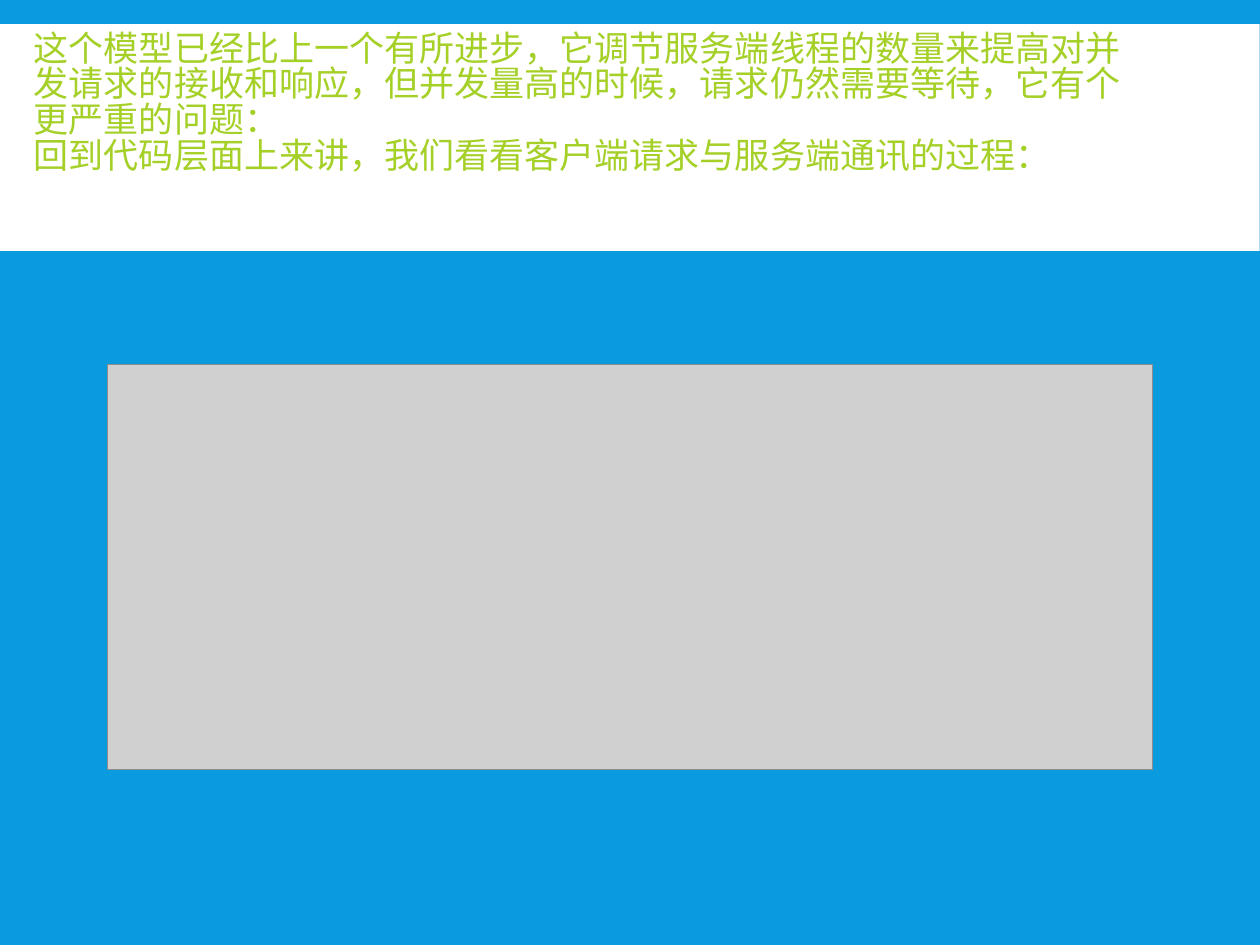
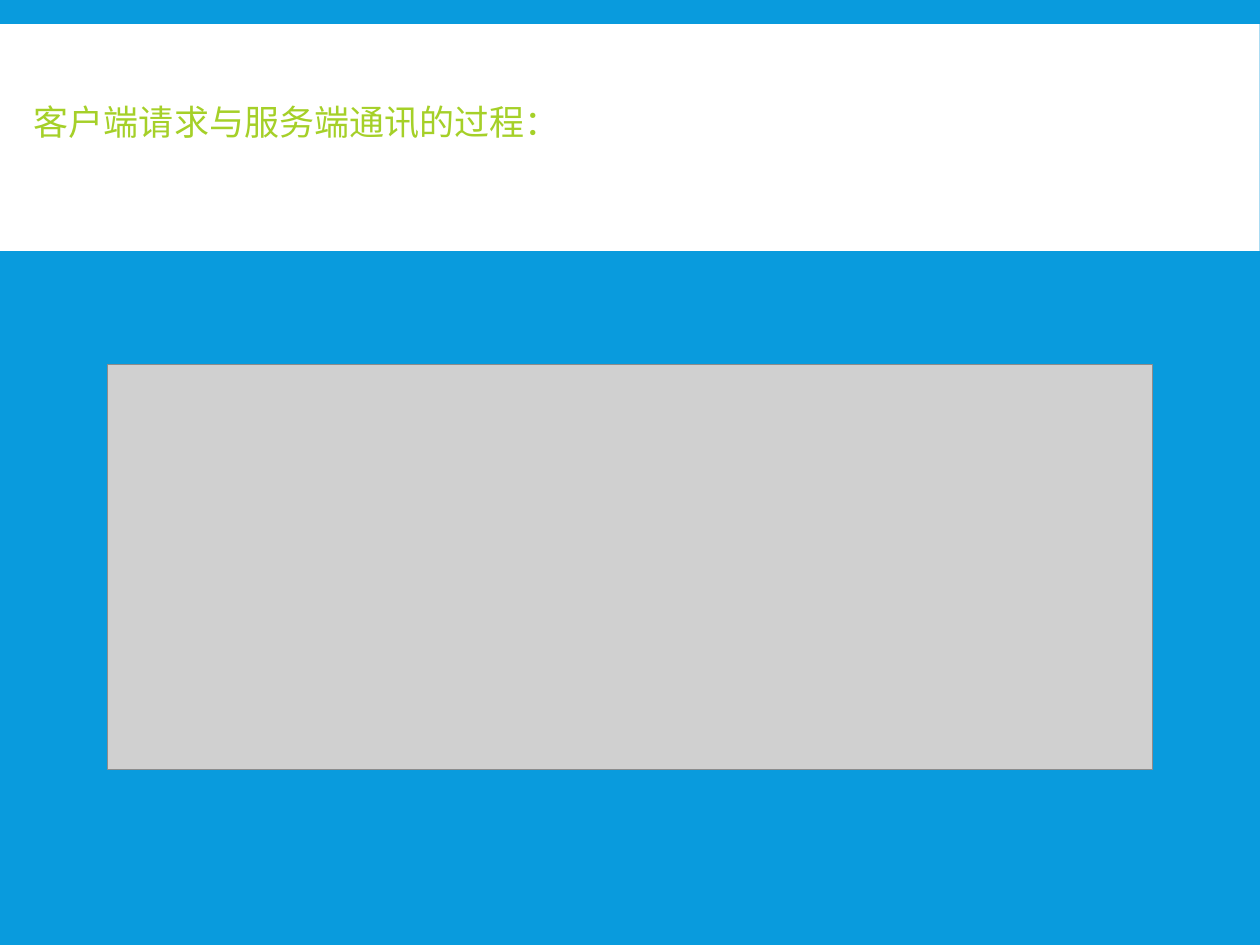
Before and after one commit to xiayu1986/webLearn, a slide deck: slide 10 of mix/技术分享/NODE技术分享.pptx. Drawn at 1260x945 pixels with LibreOffice and Linux fonts; fonts in the diff are those of the drawing; grey boxes stand for pictures. Boxes give left, top, right and bottom in pixels: in the first picture for what was removed or moved away, otherwise in the second. Text is boxed around its words. In the diff, an @@ line names an element or a change of style, - is before the commit and + after.

```diff
--- a/mix/技术分享/NODE技术分享.pptx
+++ b/mix/技术分享/NODE技术分享.pptx
@@ title at [34, 105, 560, 138]: text changed @@
-这个模型已经比上一个有所进步，它调节服务端线程的数量来提高对并发请求的接收和响应，但并发量高的时候，请求仍然需要等待，它有个更严重的问题：
-回到代码层面上来讲，我们看看客户端请求与服务端通讯的过程：
+客户端请求与服务端通讯的过程：
```
Also in this commit, not shown: 9 other slides changed, 2 other files.
